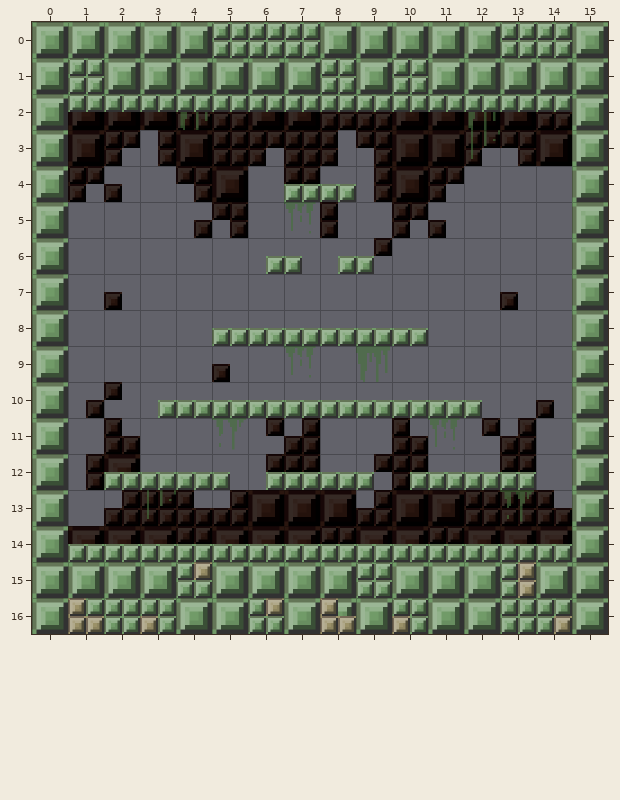
An edit to a level. Tiled map, Demo/assets/maps/02.tmx. The picture above is the old version.
Cells are 64x64 px. Shown: x 0..15, y 0..16.
The result:
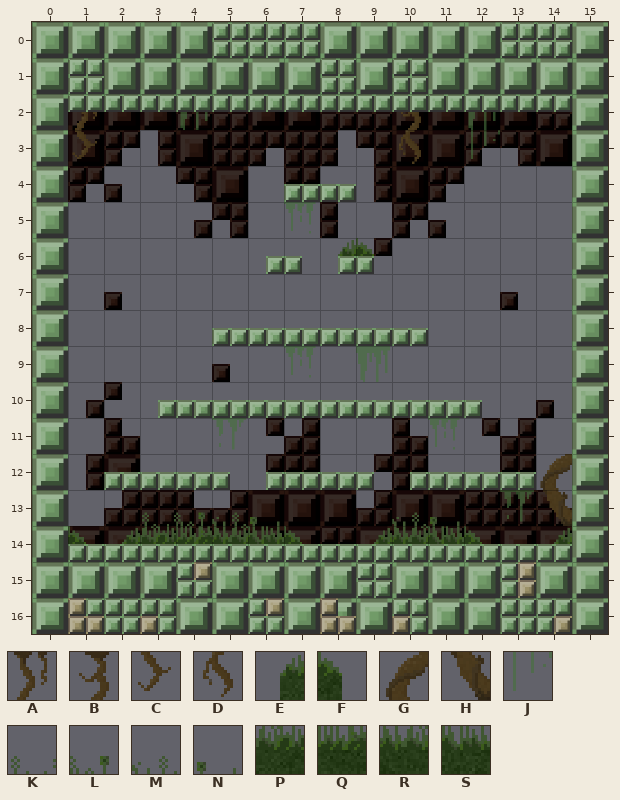
Key: from "large": A 10, B 12, C 24, D 26, E 38, F 39, G 55, H 69, J 78, K 80, L 81, M 82, N 83, P 94, Q 95, R 96, S 97.
_ is an empty cell, . an unchanged one.
The exact change:
--- layer "detail"
@@ x 1..10 @@
- 2 _........_
- 3 _........_
+ 2 A........B
+ 3 C........D
@@ x 8..9 @@
- 6 __
+ 6 EF
@@ x 1..14 @@
-12 ............._
-13 ..J___...__.._
-14 _______.____._
+12 .............G
+13 ..KLMN...MN..H
+14 FEPQRSF.ERSF.E
Where, in picture pixels (left, top, right, bottom), the same in both pictures:
added: (72, 112, 97, 159)
added: (399, 112, 421, 164)
added: (338, 238, 374, 256)
added: (540, 454, 572, 544)
changed: (68, 490, 302, 544)
added: (374, 512, 482, 544)
